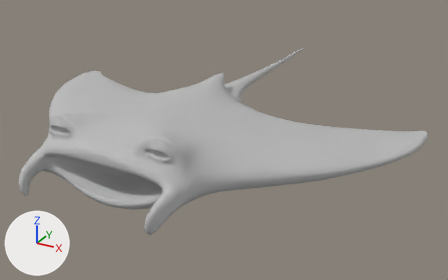
The FBX model ZBrush/MantaRay/MantaRayEyelids.fbx as it was, and as the next commit left it.
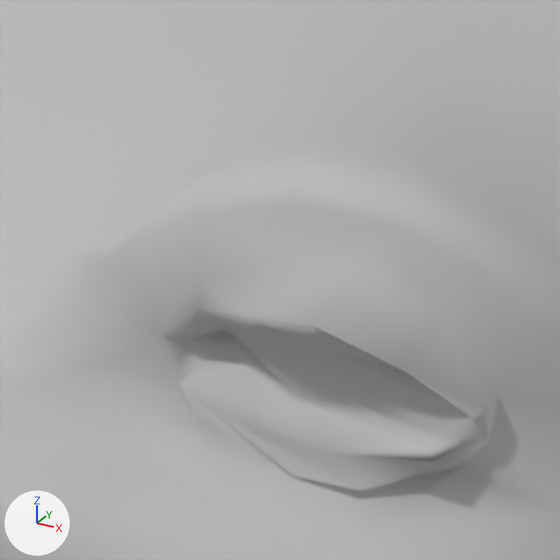
The first picture shows the older version from a 50 mm lens placed at (0.1463, -0.1948, 0.1291), pointed at (0.0044, 0.0631, 0.0001). The close-ups show both versions on the part from 29% to 40% of the width and 44% to 61% of the height of that picture; other places that the commit changed are outside them. Lighting does not change. The marker at lower left points along +X, +Y and +Z. The close-ups show mesh edges as thin lines. Where no turn or scale is listed for an object, it has been applied to the vertices.

In view in the first close-up: 'MantaRayGeo2'.
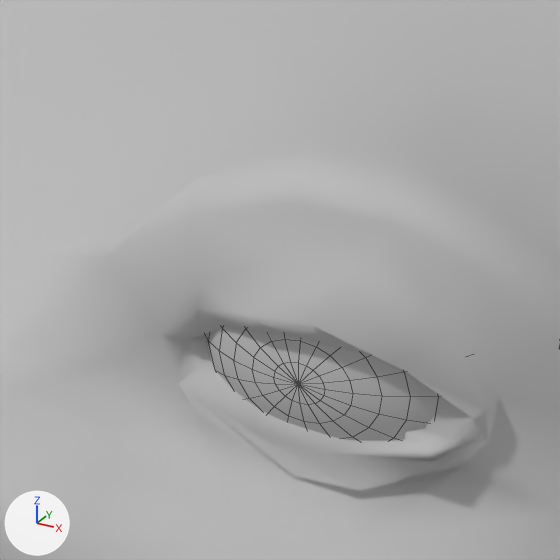
Where the change shows, as pixel boxes [x1, y1, x2, y2] in the close-ups (560 x 560 px):
'pSphere3', added: after [203, 327, 440, 440]

What changed in the scene script:
```text
Add mat_psphere3:
    mat_psphere3 = principled_material('pSphere3')
    mat_psphere3.base_color = (0.5, 0.5, 0.5)  # grey #bcbcbc
    mat_psphere3.roughness = 1.0
Add me_psphere3:
    me_psphere3.from_pydata(...)  # a UV sphere (20 segments, 20 rings, poles along y) spanning x 0.01771..0.03005, y -0.02462..-0.01555, z 0.02754..0.03661
    me_psphere3.materials.append(mat_psphere3)  # grey #bcbcbc
Add ob_psphere3:
    ob_psphere3 = bpy.data.objects.new('pSphere3', me_psphere3)
    ob_psphere3.location = (0.0, 0.0, 0.0)
```
